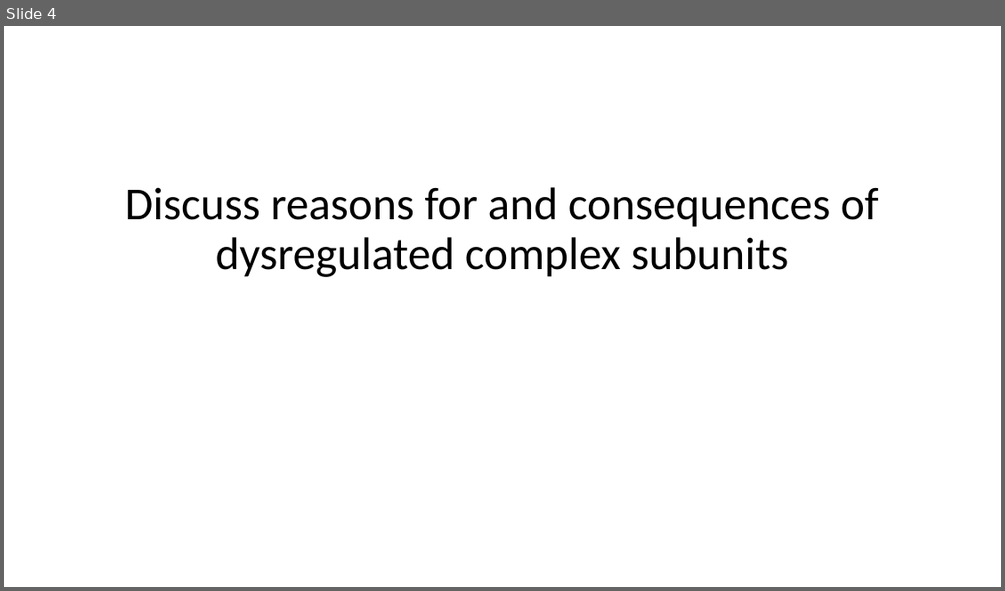
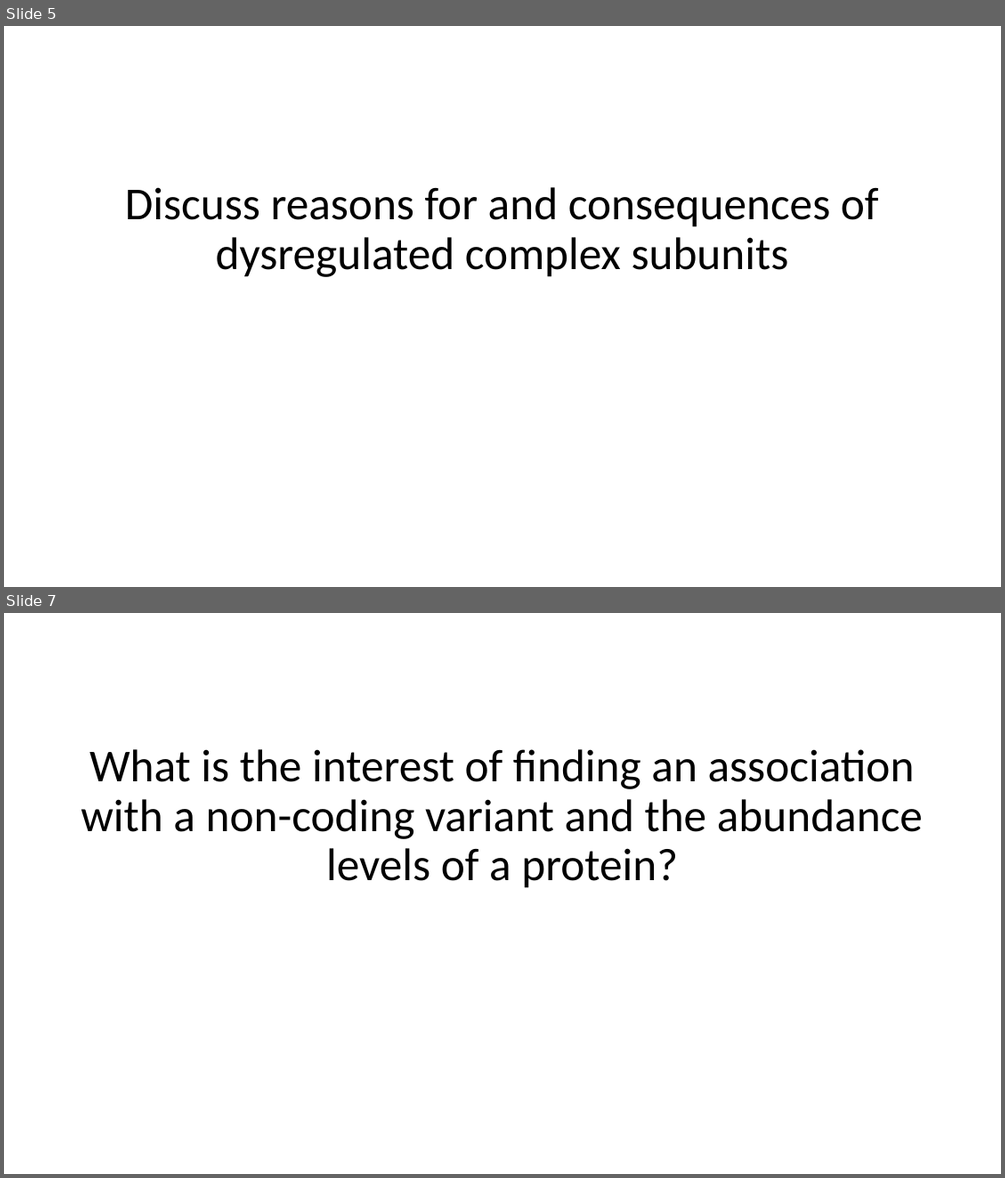
Before and after one commit to GTPB/IBIP22, a slide deck: pages/Wrap_up_Friday.pptx. Shown one above the other, each under a label of ours: slide 4 before the commit, slides 5 and 7 after it; the slides between them are not shown. The pictures are 1005x591 and 1005x1178 pixels, drawn with LibreOffice and Linux fonts; fonts in the diff are those of the drawing. Boxes give left, top, right and bottom in pixels: in the first picture for what was removed or moved away, otherwise in the second. Text is boxed around its words. In the diff, an @@ line names an element or a change of style, - is before the commit and + after.

```diff
--- a/pages/Wrap_up_Friday.pptx
+++ b/pages/Wrap_up_Friday.pptx
@@ slide 7 added at <box>4,613,1001,1174</box>, background #FFFFFF @@
@@ text added at <box>81,749,922,888</box>, 44 pt, text #000000 @@
+What is the interest of finding an association
+with a non-coding variant and the abundance levels of a protein?
@@ what was slide 4 is now slide 5 @@
```
Also in this commit, not shown: 1 slide changed, 3 other slides added, 3 other files.
